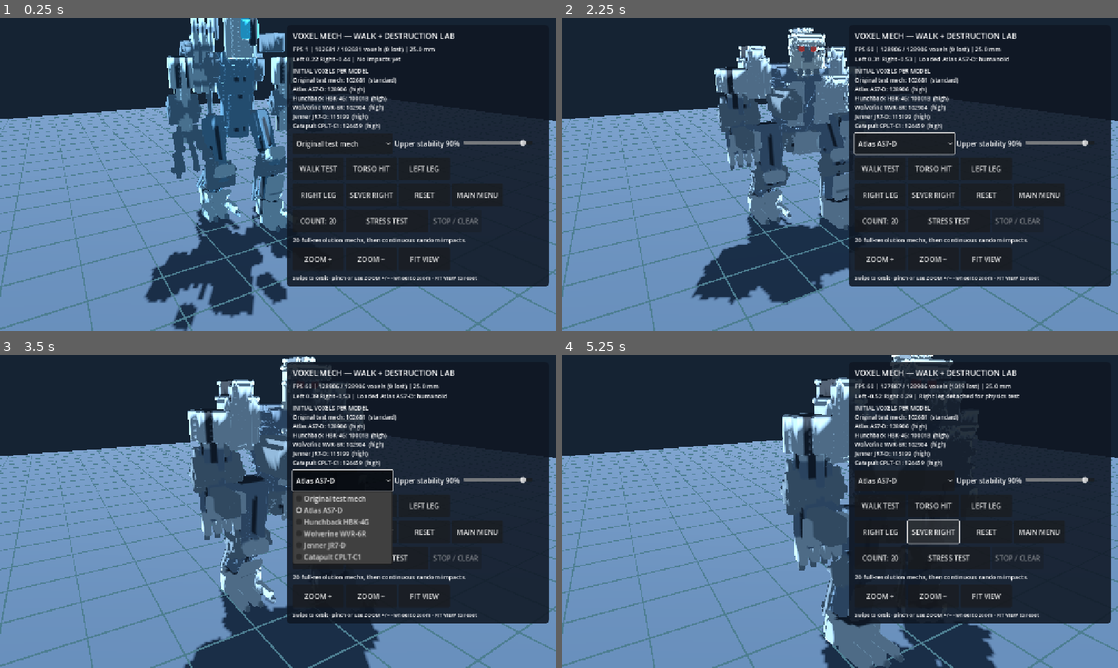
Above: before the commit, frames 1-4 (two rows, left to right).
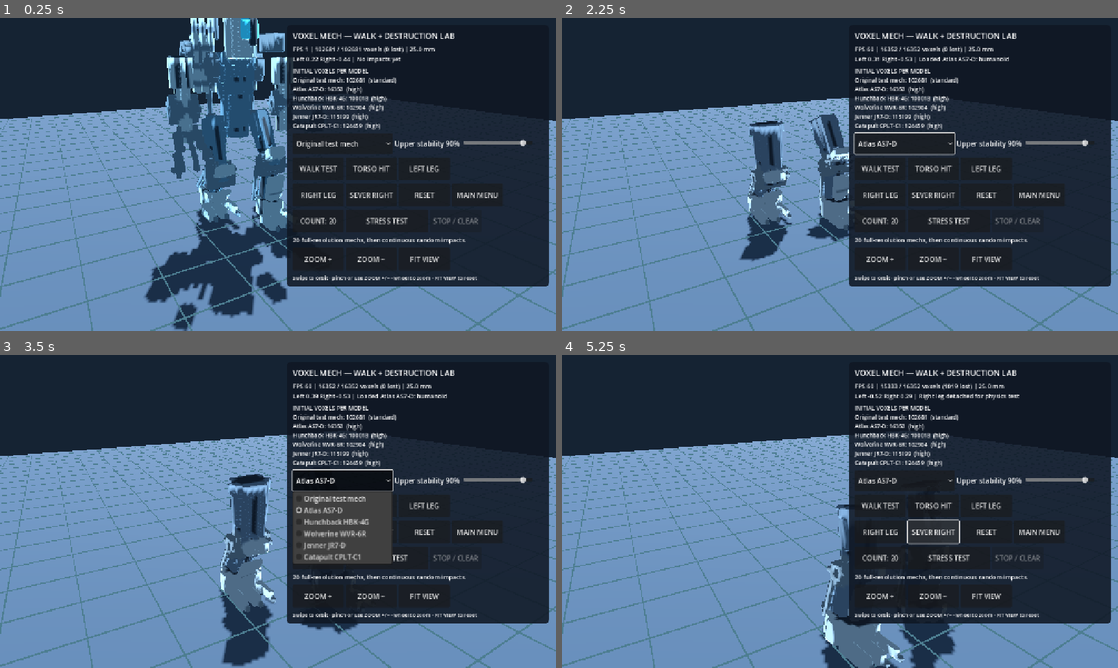
Above: after the commit, the same moments.

Repository: drag0nblad3/BtechMobile
Game: Godot game, scene res://scenes/voxel_mech_lab.tscn
The game is run twice, just before and just after one commit, with the same random seed, the same clock (stepped at 60 frames per second) and the same inputs. This scene is started directly instead of the project's main scene.
Inputs:
- Up to frame 1 (0.25 s): no input
- Up to frame 2 (2.25 s): click "TORSO HIT" at 0.5 s; click "Original test mech" at 1.25 s; click "WALK TEST" at 2 s
- Up to frame 3 (3.5 s): click "Atlas AS7-D" at 2.75 s
- Up to frame 4 (5.25 s): click "LEFT LEG" at 3.5 s; click "RIGHT LEG" at 4.25 s; click "SEVER RIGHT" at 5 s

The runs differ from the first frame. In frame 1, less than 0.1% of the frame differs, in the area x 59-66%, y 22-25%; in frame 2, 11%, in the area x 23-79%, y 2-92%; in frame 3, 9.9%; in frame 4, 8.1%.
Error after the commit: Parse Error: Cannot infer the type of "x" variable because the value doesn't have a set type. (res://src/view/units/atlas_source_mesh.gd:189)

Commit message:
Route Atlas parts through original mesh source and real triangle voxelization, leave other mech models unchanged

Diff:
--- a/src/view/units/voxel_mech_art.gd
+++ b/src/view/units/voxel_mech_art.gd
@@ -5,13 +5,19 @@
 
 
 static func torso(part: VoxelPart, shape: String) -> void:
-	VoxelReferenceV4.torso(part, shape)
+	if shape == "atlas":
+		AtlasMeshVoxelizer.put(part, "torso")
+	else:
+		VoxelReferenceV4.torso(part, shape)
 	part.seal()
 
 
 static func arm(part: VoxelPart, _style: String, side: int,
 		shape: String = "prototype") -> void:
-	VoxelReferenceV4.arm(part, shape, side)
+	if shape == "atlas":
+		AtlasMeshVoxelizer.put(part, "right_arm" if side == 1 else "left_arm")
+	else:
+		VoxelReferenceV4.arm(part, shape, side)
 	part.seal(-2)
 
 
